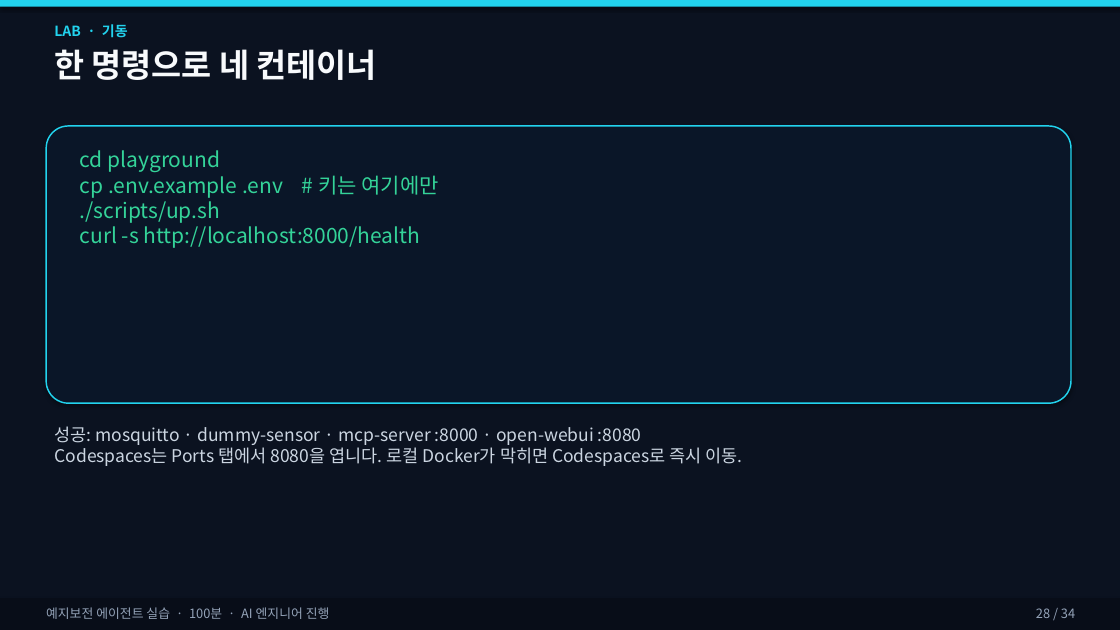
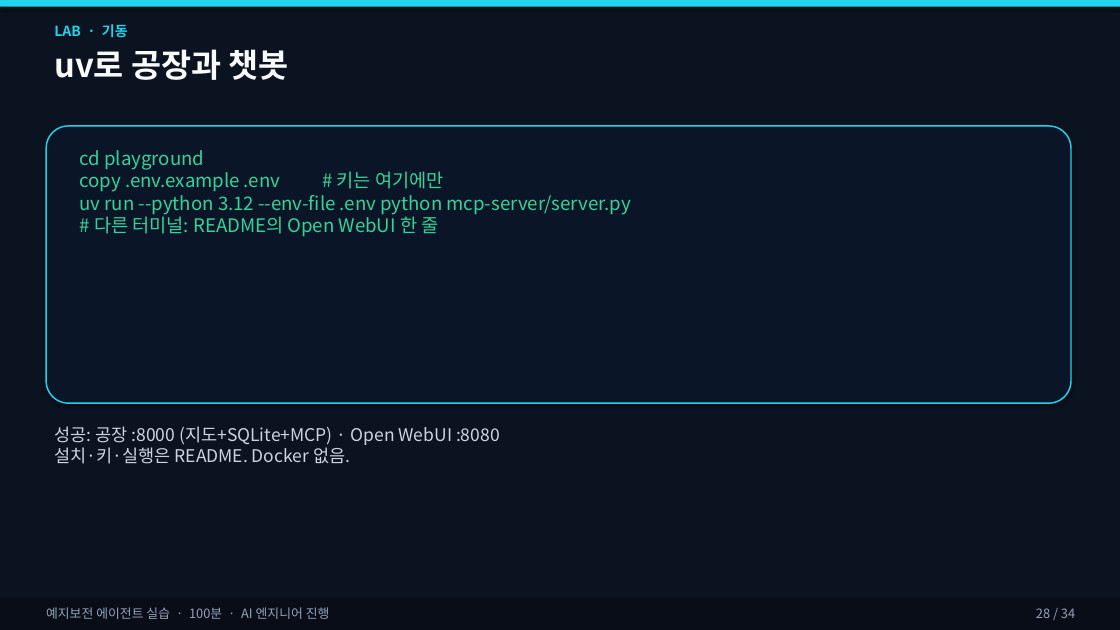
Before and after one commit to ZeroAct/sensor-agent-tutorial, a slide deck: slide 28 of slides/예지보전_에이전트_실습.pptx. Drawn at 1120x630 pixels with LibreOffice and Linux fonts; fonts in the diff are those of the drawing. Boxes give left, top, right and bottom in pixels: in the first picture for what was removed or moved away, otherwise in the second. Text is boxed around its words. In the diff, an @@ line names an element or a change of style, - is before the commit and + after.

```diff
--- a/slides/예지보전_에이전트_실습.pptx
+++ b/slides/예지보전_에이전트_실습.pptx
@@ text at (54,49,289,80): text changed @@
-한 명령으로 네 컨테이너
+uv로 공장과 챗봇
@@ text at (80,150,631,237): text changed; size 18 to 16 pt @@
-cd playground
-cp .env.example .env # 키는 여기에만
-./scripts/up.sh
-curl -s http://localhost:8000/health
+cd playground
+copy .env.example .env # 키는 여기에만
+uv run --python 3.12 --env-file .env python mcp-server/server.py
+# 다른 터미널: README의 Open WebUI 한 줄
@@ text at (54,426,500,464): text changed @@
-성공: mosquitto · dummy-sensor · mcp-server :8000 · open-webui :8080
-Codespaces는 Ports 탭에서 8080을 엽니다. 로컬 Docker가 막히면 Codespaces로 즉시 이동.
+성공: 공장 :8000 (지도+SQLite+MCP) · Open WebUI :8080
+설치·키·실행은 README. Docker 없음.
```
Also in this commit, not shown: 18 other slides changed, 30 other files.
